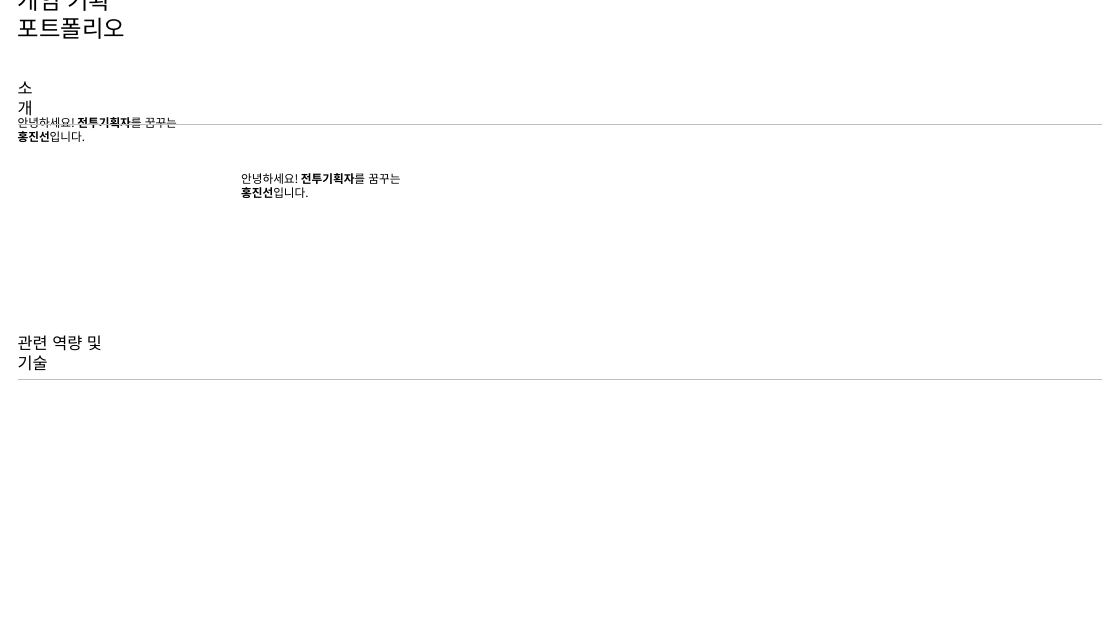
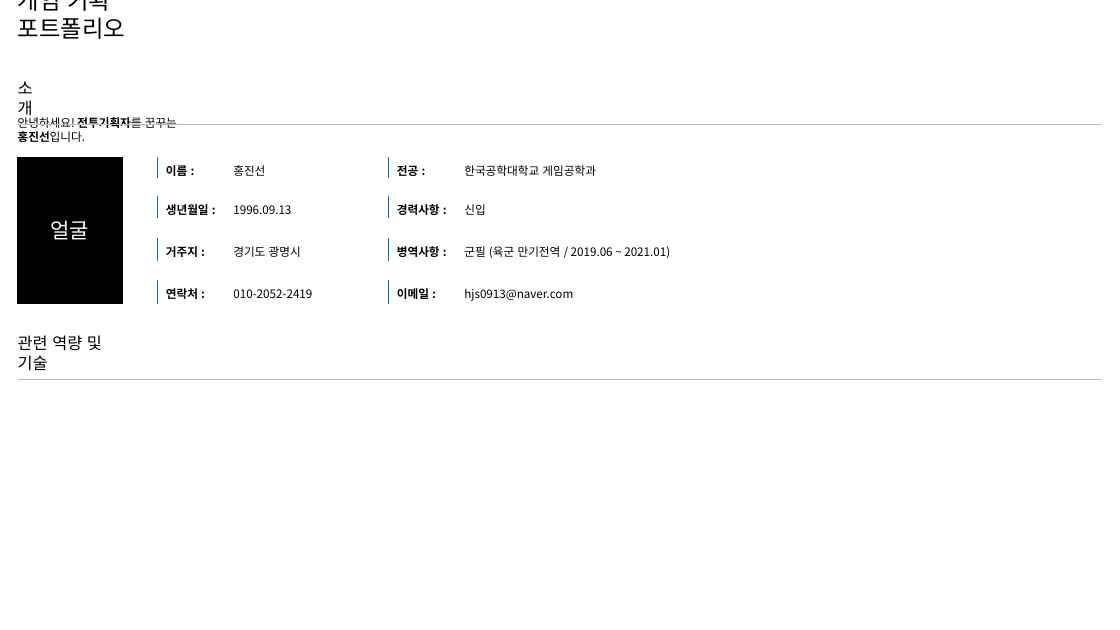
Before and after one commit to hjs0913/GameDesign, a slide deck: slide 1 of 포트폴리오_ppt/게임기획_홍진선_포트폴리오.pptx. Drawn at 1120x630 pixels with LibreOffice and Linux fonts; fonts in the diff are those of the drawing. Boxes give left, top, right and bottom in pixels: in the first picture for what was removed or moved away, otherwise in the second. Text is boxed around its words. In the diff, an @@ line names an element or a change of style, - is before the commit and + after.

```diff
--- a/포트폴리오_ppt/게임기획_홍진선_포트폴리오.pptx
+++ b/포트폴리오_ppt/게임기획_홍진선_포트폴리오.pptx
@@ rectangle added at box(18, 157, 123, 303), fill #000000, outline #000000 1.5 pt, 18 pt, text #FFFFFF @@
+얼굴
@@ table added at box(157, 157, 358, 303), 7 rows, 2 columns @@
+이름 : | 홍진선
+ | 
+생년월일 : | 1996.09.13
+ | 
+거주지 : | 경기도 광명시
+ | 
+연락처 : | 010-2052-2419
@@ text removed at box(241, 173, 400, 198) @@
-안녕하세요! 전투기획자를 꿈꾸는 홍진선입니다.
@@ table added at box(388, 157, 689, 305), 7 rows, 2 columns @@
+전공 : | 한국공학대학교 게임공학과
+ | 
+경력사항 : | 신입
+ | 
+병역사항 : | 군필 (육군 만기전역 / 2019.06 ~ 2021.01)
+ | 
+이메일 : | hjs0913@naver.com
```
Also in this commit, not shown: 2 other files.
